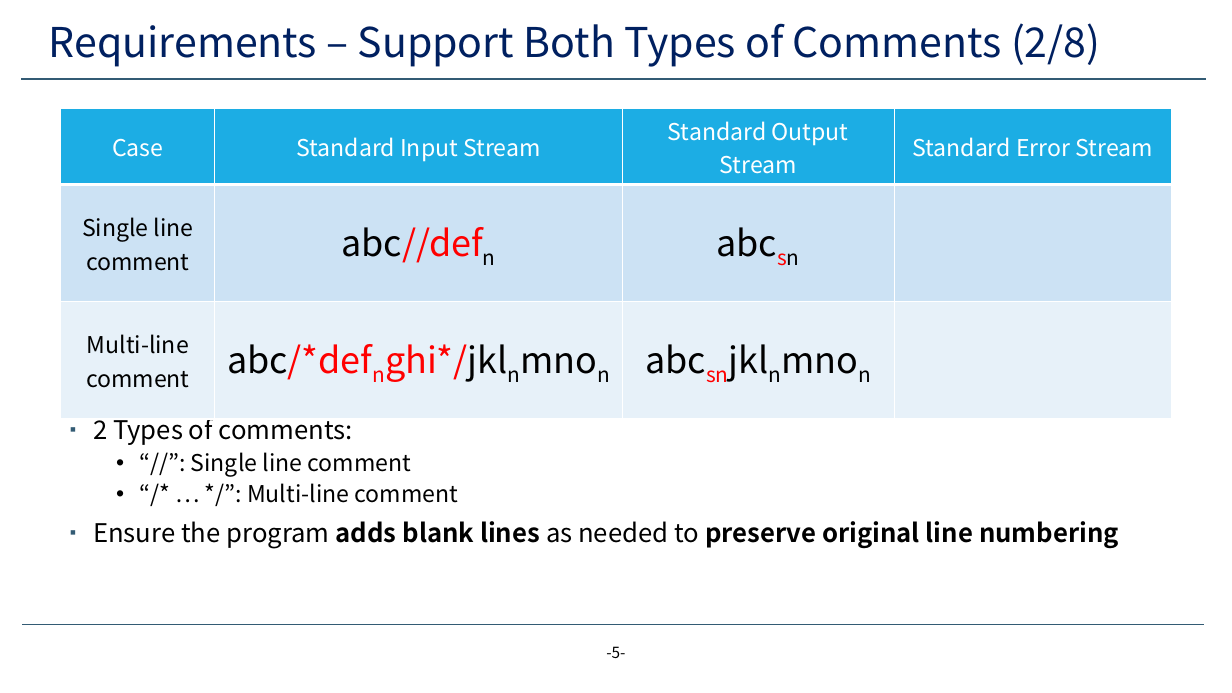
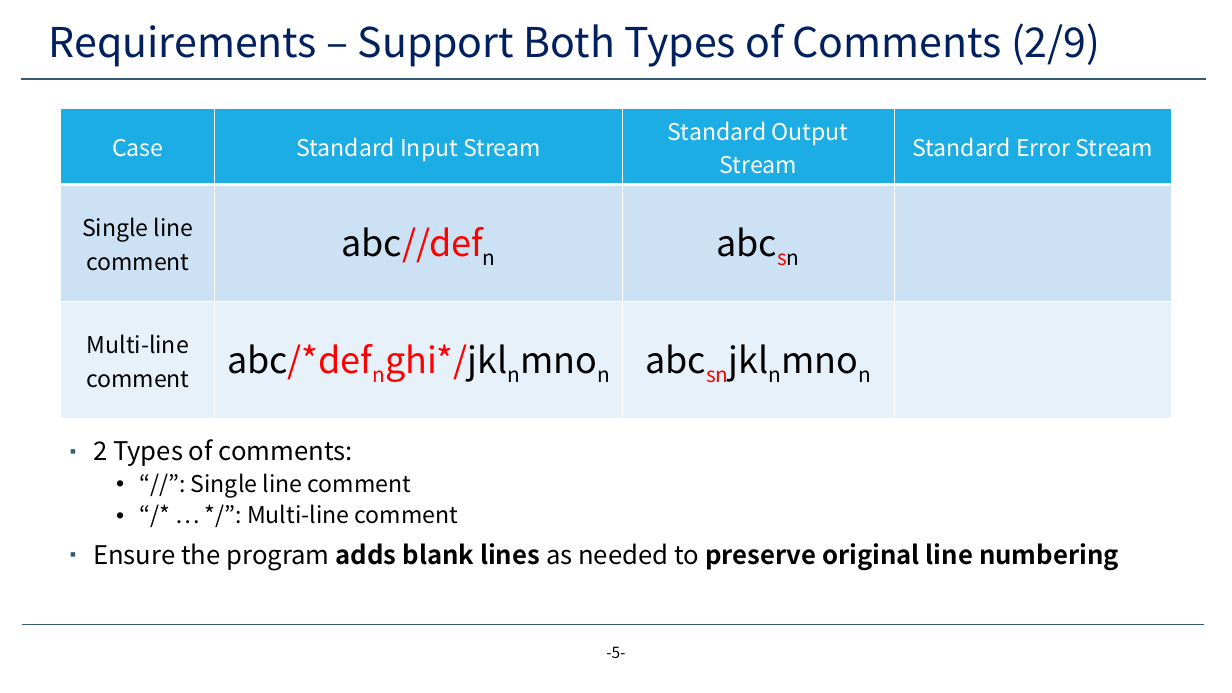
Before and after one commit to yeonjae11/3_2_SYSTEM, a slide deck: slide 5 of assignment1/lab-1-decommenter.pptx. Drawn at 1232x693 pixels with LibreOffice and Linux fonts; fonts in the diff are those of the drawing; background and template pictures are left out. Boxes give left, top, right and bottom in pixels: in the first picture for what was removed or moved away, otherwise in the second. Text is boxed around its words. In the diff, an @@ line names an element or a change of style, - is before the commit and + after.

```diff
--- a/assignment1/lab-1-decommenter.pptx
+++ b/assignment1/lab-1-decommenter.pptx
@@ title at box(49, 23, 1100, 67): text changed @@
-Requirements – Support Both Types of Comments (2/8)
+Requirements – Support Both Types of Comments (2/9)
@@ text "2 Types of comments:": place and size @@
-text "2 Types of comments:" at box(93, 420, 1119, 549)
+text "2 Types of comments:" at box(93, 439, 1119, 570)
```
Also in this commit, not shown: 11 other slides changed, 1 slide added, 2 other files.
